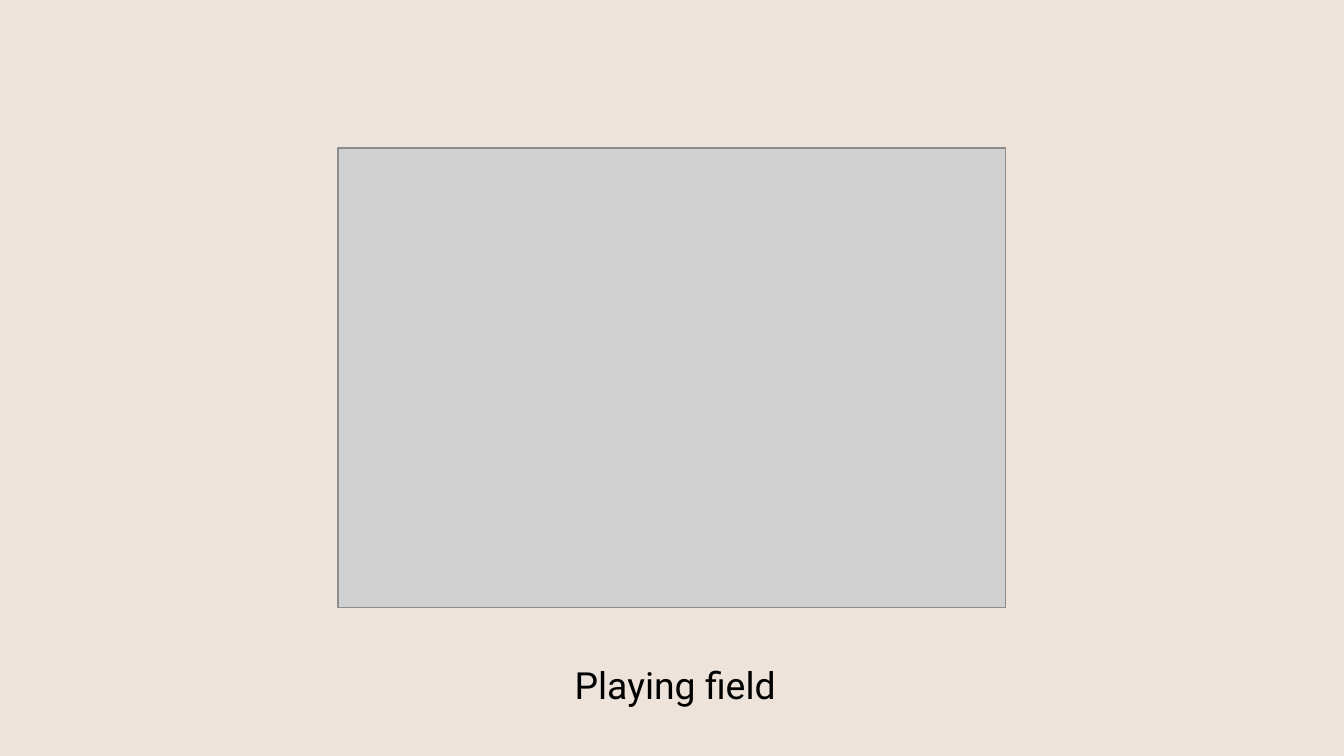
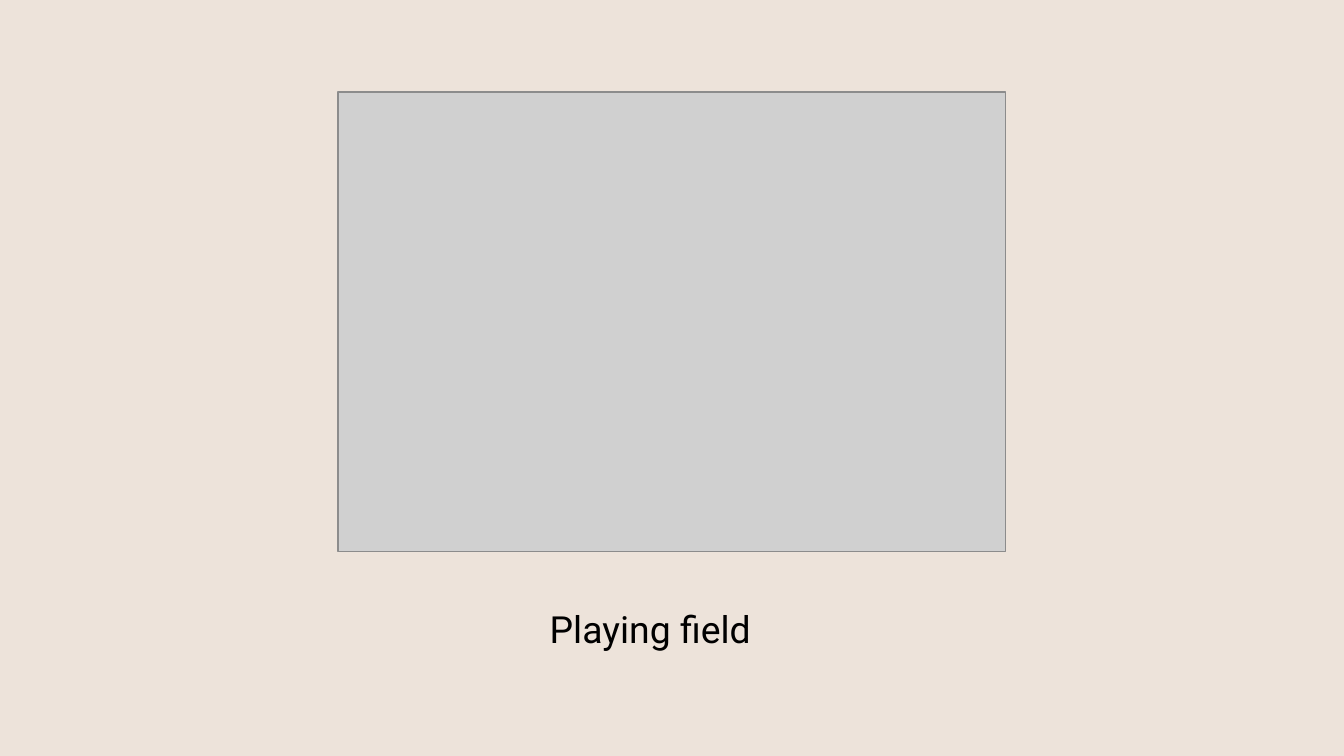
Before and after one commit to Foxtezy/Tic-Tac-Toe-Game, a slide deck: slide 3 of Presentation_ Crosses and Noughts.pptx (slide 5 before the commit). Drawn at 1344x756 pixels with LibreOffice and Linux fonts; fonts in the diff are those of the drawing; grey boxes stand for pictures. Boxes give left, top, right and bottom in pixels: in the first picture for what was removed or moved away, otherwise in the second. Text is boxed around its words. In the diff, an @@ line names an element or a change of style, - is before the commit and + after.

```diff
--- a/Presentation_ Crosses and Noughts.pptx
+++ b/Presentation_ Crosses and Noughts.pptx
@@ picture: place and size @@
-picture at (339,148,1007,607)
+picture at (339,93,1007,552)
@@ text "Playing field": place and size @@
-text "Playing field" at (575,670,776,707)
+text "Playing field" at (550,614,751,651)
@@ text "Playing field" at (550,614,751,651): alignment left to centre @@
```
Also in this commit, not shown: 7 other slides changed, 2 slides added, 4 slides removed.
